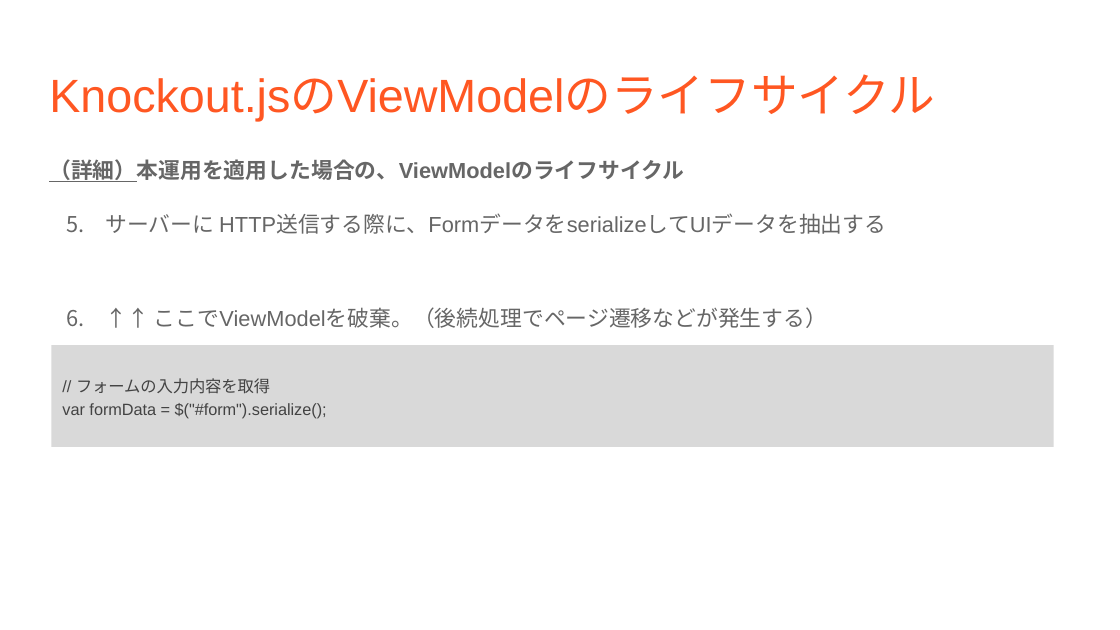
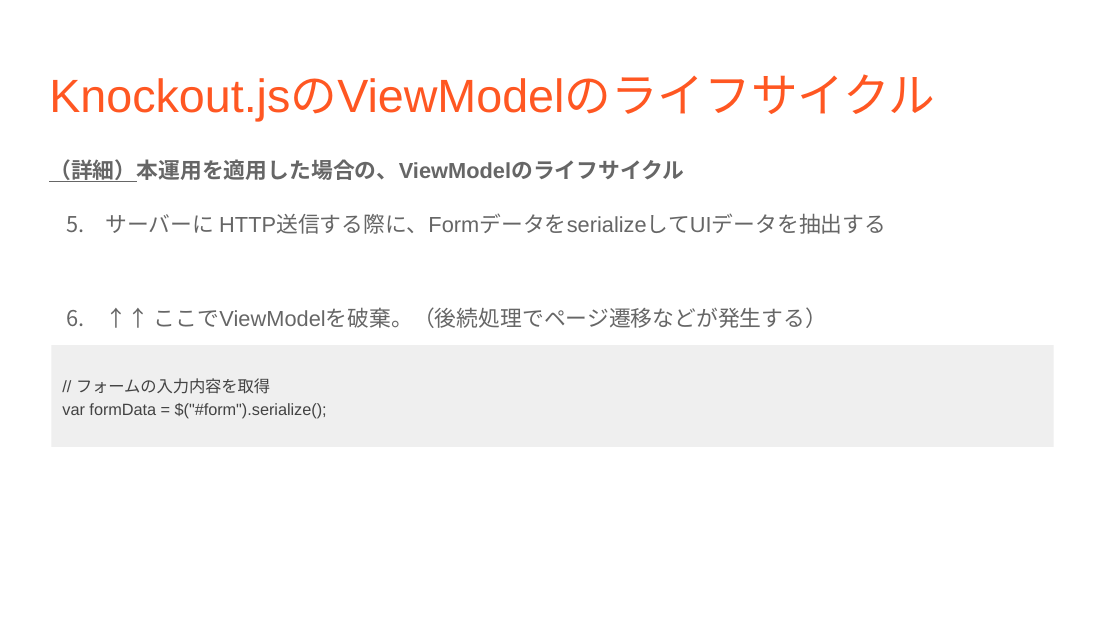
Before and after one commit to ezison/knockout, a slide deck: slide 13 of Knockout.jsのマイ運用方針.pptx. Drawn at 1120x630 pixels with LibreOffice and Linux fonts; fonts in the diff are those of the drawing. Boxes give left, top, right and bottom in pixels: in the first picture for what was removed or moved away, otherwise in the second. Text is boxed around its words. In the diff, an @@ line names an element or a change of style, - is before the commit and + after.

```diff
--- a/Knockout.jsのマイ運用方針.pptx
+++ b/Knockout.jsのマイ運用方針.pptx
@@ rectangle "// フォームの入力内容を取得" at (52,345,1054,447): fill #D9D9D9 to #EFEFEF @@
```
Also in this commit, not shown: 8 other slides changed, 1 other file.
